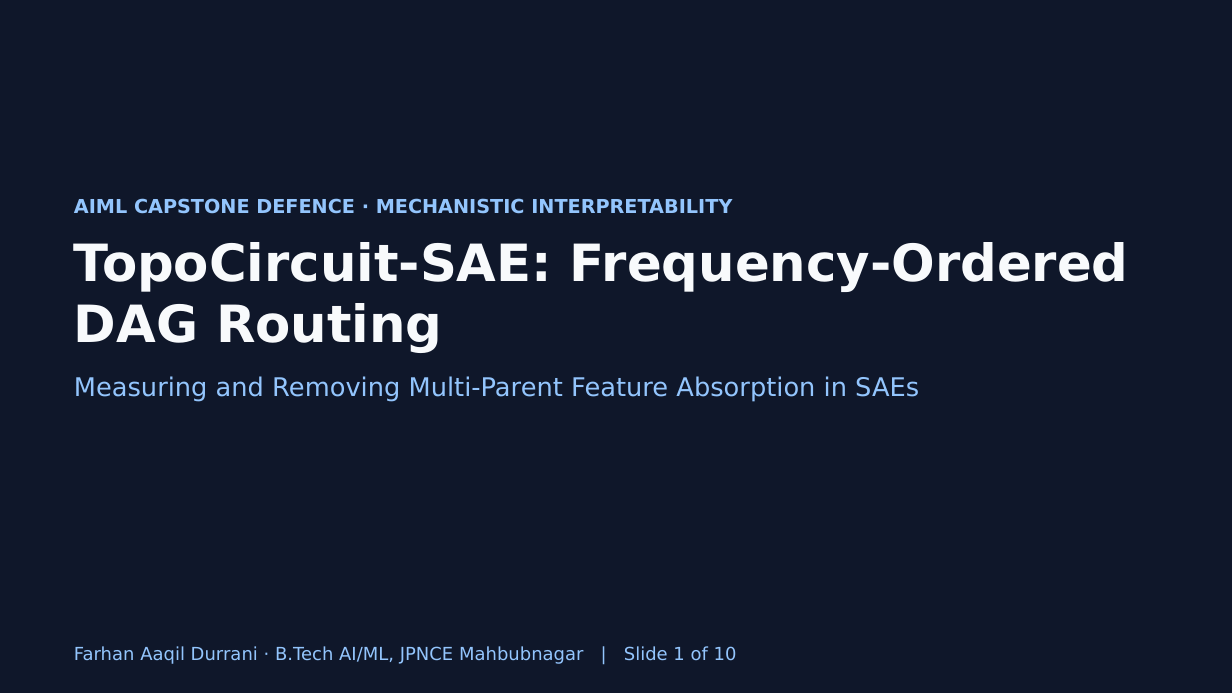
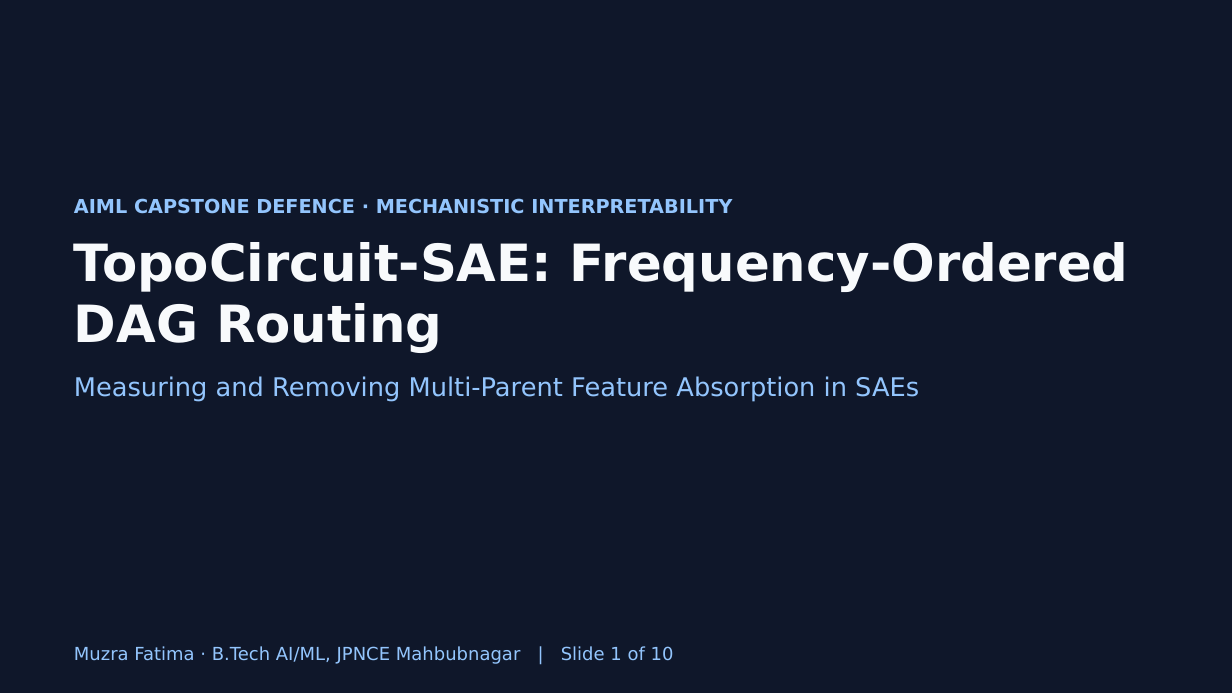
Before and after one commit to MuzraFatima/NeuroLens, a slide deck: slide 1 of presentation/TopoCircuit_SAE_Defence_Deck.pptx. Drawn at 1232x693 pixels with LibreOffice and Linux fonts; fonts in the diff are those of the drawing. Boxes give left, top, right and bottom in pixels: in the first picture for what was removed or moved away, otherwise in the second. Text is boxed around its words. In the diff, an @@ line names an element or a change of style, - is before the commit and + after.

Commit message:
Credit Muzra Fatima as the owner on the defence deck footers

```diff
--- a/presentation/TopoCircuit_SAE_Defence_Deck.pptx
+++ b/presentation/TopoCircuit_SAE_Defence_Deck.pptx
@@ text at (x1=74, y1=646, x2=674, y2=664): text changed @@
-Farhan Aaqil Durrani · B.Tech AI/ML, JPNCE Mahbubnagar | Slide 1 of 10
+Muzra Fatima · B.Tech AI/ML, JPNCE Mahbubnagar | Slide 1 of 10
```
Also in this commit, not shown: 1 other slide changed.
